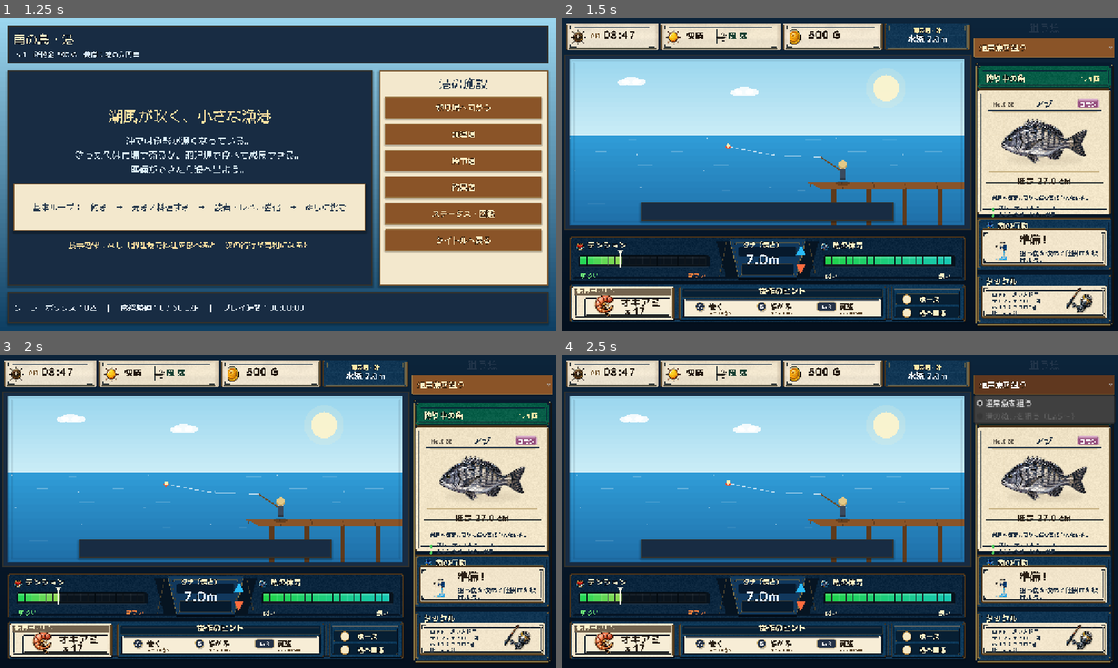
Above: before the commit, frames 1-4 (two rows, left to right).
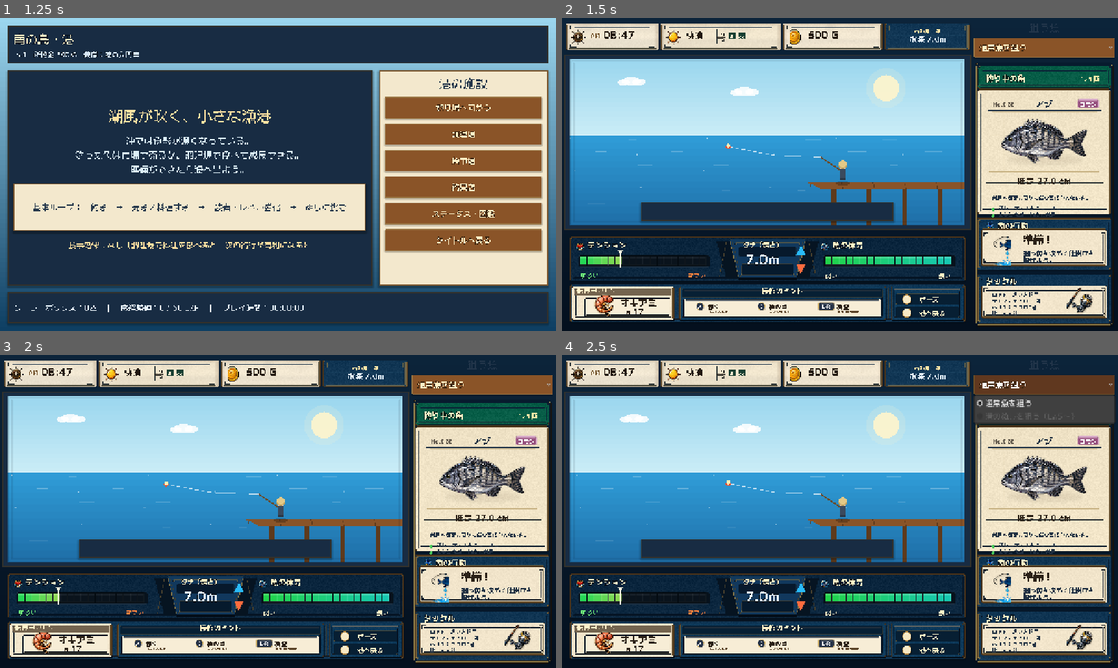
Above: after the commit, the same moments.

Repository: RYUKOU-OKUMURA/tsuri_quest_umi_mvp
Game: Godot game, scene res://scenes/main.tscn
Two runs of this game, one before a commit and one after it. Both use one fixed random seed, a clock stepped at 60 frames per second and the inputs below.
Inputs:
- Up to frame 1 (1.25 s): click "ゲームを始める" at 0.5 s
- Up to frame 2 (1.5 s): click "釣り場へ向かう" at 1.25 s
- Up to frame 3 (2 s): no input
- Up to frame 4 (2.5 s): click "通常魚を狙う" at 2 s

Frame 1 is identical in both runs. In frame 2, 1.2% of the frame differs, in the area x 7-97%, y 3-96%; in frame 3, 1.2%; in frame 4, 1.2%.

Commit message:
Polish underwater fight showcase UI

Diff:
--- a/src/ui/components/fight_hud.gd
+++ b/src/ui/components/fight_hud.gd
@@ -219,15 +219,15 @@
 		)
 	else:
 		_draw_bait_icon(bait.position + Vector2(82.0 if _hud_frame == null else 95.0, bait.size.y * 0.62))
-	_draw_text(font, "オキアミ", bait.position + Vector2(116.0, bait.size.y * (0.58 if _hud_frame != null else 0.66)), 23 if _hud_frame != null else 20, Color("#2b2117"), 0)
-	_draw_text(font, "× 17", bait.position + Vector2(126.0, bait.size.y * (0.80 if _hud_frame != null else 0.92)), 21 if _hud_frame != null else 19, Color("#2b2117"), 0)
+	_draw_text(font, "オキアミ", bait.position + Vector2(116.0, bait.size.y * (0.58 if _hud_frame != null else 0.66)), 21 if _hud_frame != null else 20, Color("#2b2117"), 0)
+	_draw_text(font, "× 17", bait.position + Vector2(128.0, bait.size.y * (0.80 if _hud_frame != null else 0.92)), 19 if _hud_frame != null else 19, Color("#2b2117"), 0)
 
 	_draw_panel(hint, Palette.PARCHMENT, Palette.WOOD_DARK, Palette.GOLD)
 	var hint_title := "操作のヒント"
 	if _hud_frame != null:
-		var hint_title_size := 18
+		var hint_title_size := 16
 		var hint_title_w := font.get_string_size(hint_title, HORIZONTAL_ALIGNMENT_LEFT, -1, hint_title_size).x
-		_draw_text(font, hint_title, hint.position + Vector2((hint.size.x - hint_title_w) * 0.5, 22.0), hint_title_size, Palette.TEXT_BONE, 2)
+		_draw_text(font, hint_title, hint.position + Vector2((hint.size.x - hint_title_w) * 0.5, 21.0), hint_title_size, Palette.TEXT_BONE, 1)
 	else:
 		_draw_text(font, hint_title, hint.position + Vector2(18.0, 21.0), 18, Color("#6a4c2b"), 0)
 	if _hud_frame != null:
@@ -376,35 +376,35 @@
 
 func _draw_key_hint_compact(font: Font, rect: Rect2, key: String, label: String, note: String) -> void:
 	var is_long_key := key.length() > 1
-	var key_origin := rect.position + Vector2(9.0, 9.0)
-	var key_w := 26.0 if not is_long_key else 44.0
-	var key_h := 22.0
+	var key_origin := rect.position + Vector2(11.0, 10.0)
+	var key_w := 22.0 if not is_long_key else 38.0
+	var key_h := 19.0
 	var key_rect := Rect2(key_origin, Vector2(key_w, key_h))
 	if is_long_key:
 		var style := StyleBoxFlat.new()
 		style.bg_color = Color("#253247")
 		style.border_color = Color("#d5b56b")
 		style.set_border_width_all(1)
-		style.set_corner_radius_all(5)
+		style.set_corner_radius_all(4)
 		style.shadow_color = Color(0.0, 0.0, 0.0, 0.24)
 		style.shadow_size = 1
 		draw_style_box(style, key_rect)
-		draw_line(key_rect.position + Vector2(6.0, 4.0), key_rect.position + Vector2(key_rect.size.x - 6.0, 4.0), Color(1.0, 1.0, 1.0, 0.18), 1.0)
+		draw_line(key_rect.position + Vector2(6.0, 4.0), key_rect.position + Vector2(key_rect.size.x - 6.0, 4.0), Color(1.0, 1.0, 1.0, 0.14), 1.0)
 	else:
 		var center := key_rect.position + key_rect.size * 0.5
-		draw_circle(center + Vector2(1.2, 1.6), 11.0, Color(0.0, 0.0, 0.0, 0.22))
-		draw_circle(center, 10.0, Color("#253247"))
-		draw_circle(center, 10.0, Color("#d5b56b"), false, 1.0)
-		draw_line(center + Vector2(-6.0, -5.0), center + Vector2(6.0, -5.0), Color(1.0, 1.0, 1.0, 0.17), 1.0)
-	var key_size := 14 if not is_long_key else 12
+		draw_circle(center + Vector2(1.0, 1.4), 9.3, Color(0.0, 0.0, 0.0, 0.20))
+		draw_circle(center, 8.5, Color("#253247"))
+		draw_circle(center, 8.5, Color("#d5b56b"), false, 1.0)
+		draw_line(center + Vector2(-5.0, -4.5), center + Vector2(5.0, -4.5), Color(1.0, 1.0, 1.0, 0.14), 1.0)
+	var key_size := 12 if not is_long_key else 10
 	var key_text_w := font.get_string_size(key, HORIZONTAL_ALIGNMENT_LEFT, -1, key_size).x
-	_draw_text(font, key, key_rect.position + Vector2((key_rect.size.x - key_text_w) * 0.5, 16.0), key_size, Color.WHITE, 1)
-	var label_size := 16
-	var note_size := 9 if not is_long_key else 8
-	var label_pos := key_rect.position + Vector2(key_rect.size.x + (8.0 if not is_long_key else 6.0), 17.0)
+	_draw_text(font, key, key_rect.position + Vector2((key_rect.size.x - key_text_w) * 0.5, 14.0), key_size, Color.WHITE, 1)
+	var label_size := 14
+	var note_size := 8 if not is_long_key else 7
+	var label_pos := key_rect.position + Vector2(key_rect.size.x + (7.0 if not is_long_key else 6.0), 15.0)
 	_draw_text(font, label, label_pos, label_size, Color("#2b2117"), 0)
 	var note_text := _compact_control_note(note)
-	_draw_text(font, note_text, label_pos + Vector2(0.0, 12.0), note_size, Color("#5a4327"), 0)
+	_draw_text(font, note_text, label_pos + Vector2(0.0, 11.0), note_size, Color("#5a4327"), 0)
 
 
 func _draw_key_row(font: Font, pos: Vector2, key: String, label: String) -> void:
@@ -426,7 +426,7 @@
 	var key_size := 16
 	var key_w := font.get_string_size(key, HORIZONTAL_ALIGNMENT_LEFT, -1, key_size).x
 	_draw_text(font, key, Vector2(center.x - key_w * 0.5, center.y + 5.0), key_size, Color("#2b2117"), 0)
-	_draw_text(font, label, pos + Vector2(28.0, 4.0), 16, Palette.TEXT_BONE, 2)
+	_draw_text(font, label, pos + Vector2(28.0, 4.0), 15, Palette.TEXT_BONE, 1)
 
 
 func _compact_control_note(note: String) -> String:
--- a/src/ui/components/fight_sidebar.gd
+++ b/src/ui/components/fight_sidebar.gd
@@ -13,6 +13,7 @@
 const FISH_FRAME_COUNT := 4
 const ICON_ACTION := 7
 const ICON_TACKLE := 8
+const ACTION_CARD_ICON_SRC := Rect2(51.0, 13.0, 80.0, 132.0)
 
 var simulator: FishingSimulator
 var fish_data: Dictionary = {}
@@ -169,9 +170,9 @@
 	var icon_size := 42.0 if _sidebar_frame != null else 58.0
 	var text_x := 62.0 if _sidebar_frame != null else 78.0
 	if _sidebar_frame != null:
-		icon_size = 56.0
-		text_x = 78.0
-	_draw_action_icon(body.position + Vector2(33.0, body.size.y * 0.57), icon_size)
+		icon_size = 72.0
+		text_x = 86.0
+	_draw_action_icon(body.position + Vector2(38.0, body.size.y * 0.58), icon_size)
 	_draw_text(font, "%s！" % action, body.position + Vector2(text_x, 32.0), 23 if _sidebar_frame != null else 20, Color("#2b2117"), 0)
 	if _sidebar_frame != null:
 		_draw_action_message(font, message, body.position + Vector2(text_x, 46.0), body.size.x - text_x - 6.0)
@@ -356,7 +357,7 @@
 
 func _draw_action_icon(center: Vector2, size_value: float = 58.0) -> void:
 	if _action_card_icon != null:
-		_draw_texture_centered(_action_card_icon, center, Vector2(size_value, size_value))
+		_draw_texture_region_centered(_action_card_icon, ACTION_CARD_ICON_SRC, center, Vector2(size_value, size_value))
 		return
 	if _icons != null:
 		_draw_sheet_icon(ICON_ACTION, Rect2(center - Vector2(size_value, size_value) * 0.5, Vector2(size_value, size_value)))
@@ -416,6 +417,13 @@
 	draw_texture_rect(texture, rect, false, Color.WHITE)
 
 
+func _draw_texture_region_centered(texture: Texture2D, src: Rect2, center: Vector2, max_size: Vector2) -> void:
+	var scale := minf(max_size.x / src.size.x, max_size.y / src.size.y)
+	var draw_size := src.size * scale
+	var rect := Rect2(center - draw_size * 0.5, draw_size)
+	draw_texture_rect_region(texture, rect, src, Color.WHITE)
+
+
 func _display_fish_name(name: String) -> String:
 	if name.find("クロダイ") >= 0:
 		return "クロダイ"
--- a/src/ui/components/fight_status_bar.gd
+++ b/src/ui/components/fight_status_bar.gd
@@ -84,7 +84,7 @@
 	var text_x := rect.position.x + icon_space
 	var max_width := rect.end.x - text_x - 10.0
 	var title_size := 15 if dark else 14
-	var body_size := 24 if not dark else 21
+	var body_size := 24 if not dark else 20
 	if rect.size.x < 230.0:
 		body_size = 22
 	var title_color := Color("#6d4d25") if not dark else Palette.GOLD_BRIGHT
@@ -95,31 +95,31 @@
 	if not dark and title == "AM":
 		var am_y := rect.position.y + rect.size.y * 0.54
 		_draw_text_clipped(font, title, Vector2(text_x - 1.0, am_y), 14, title_color, max_width, outline)
-		_draw_text_clipped(font, body, Vector2(text_x + 29.0, am_y + 2.0), 25, body_color, max_width - 29.0, outline)
+		_draw_text_clipped(font, body, Vector2(text_x + 29.0, am_y + 2.0), 24, body_color, max_width - 29.0, outline)
 		return
 	if not dark and title == "快晴":
 		var inline_y := rect.position.y + rect.size.y * 0.57
-		_draw_text_clipped(font, title, Vector2(text_x - 1.0, inline_y), 20, body_color, max_width, outline)
-		var wind_icon_size := 25.0
+		_draw_text_clipped(font, title, Vector2(text_x - 1.0, inline_y), 19, body_color, max_width, outline)
+		var wind_icon_size := 24.0
 		var wind_x := text_x + 68.0
 		_draw_top_sheet_icon(
 			ICON_WIND,
 			Rect2(Vector2(wind_x, rect.position.y + (rect.size.y - wind_icon_size) * 0.5 + 1.0), Vector2(wind_icon_size, wind_icon_size)),
 			Color(1.0, 1.0, 1.0, 0.92)
 		)
-		_draw_text_clipped(font, body, Vector2(wind_x + 29.0, inline_y), 19, Color("#173f32"), max_width - (wind_x - text_x) - 29.0, outline)
+		_draw_text_clipped(font, body, Vector2(wind_x + 28.0, inline_y), 18, Color("#173f32"), max_width - (wind_x - text_x) - 28.0, outline)
 		return
 	if not dark and title == "所持金":
 		var amount_y := rect.position.y + rect.size.y * 0.57
-		_draw_text_clipped(font, body, Vector2(text_x - 1.0, amount_y), 25, body_color, max_width + 2.0, outline)
+		_draw_text_clipped(font, body, Vector2(text_x - 1.0, amount_y), 24, body_color, max_width + 2.0, outline)
 		return
 	_draw_text_clipped(font, title, Vector2(text_x, title_y), title_size, title_color, max_width, outline)
 	_draw_text_clipped(font, body, Vector2(text_x, body_y), body_size, body_color, max_width, outline)
 
 
 func _draw_centered_dark_slot(font: Font, rect: Rect2, title: String, body: String) -> void:
-	var title_size := 13
-	var body_size := 19
+	var title_size := 12
+	var body_size := 18
 	var title_width := font.get_string_size(title, HORIZONTAL_ALIGNMENT_LEFT, -1, title_size).x
 	var body_width := font.get_string_size(body, HORIZONTAL_ALIGNMENT_LEFT, -1, body_size).x
 	_draw_text_clipped(
@@ -129,7 +129,7 @@
 		title_size,
 		Palette.GOLD_BRIGHT,
 		rect.size.x,
-		2
+		1
 	)
 	_draw_text_clipped(
 		font,
@@ -138,7 +138,7 @@
 		body_size,
 		Color("#eaf6ff"),
 		rect.size.x,
-		2
+		1
 	)
 
 
--- a/src/ui/components/underwater_view.gd
+++ b/src/ui/components/underwater_view.gd
@@ -10,7 +10,7 @@
 const SHOWCASE_HIT_BURST_PATH := "res://assets/showcase/underwater/hit_burst.png"
 const SHOWCASE_LURE_PATH := "res://assets/showcase/underwater/fight_lure.png"
 const SHOWCASE_FISH_FRAME_COUNT := 4
-const SHOWCASE_FISH_CENTER_OFFSET := Vector2(-0.082, -0.018)
+const SHOWCASE_FISH_CENTER_OFFSET := Vector2(-0.067, -0.018)
 
 var simulator: FishingSimulator
 var fish_data: Dictionary = {}
@@ -563,7 +563,7 @@
 	elif effective_scale < 0.0:
 		effective_scale = boss_ratio
 	var stamina_scale := clampf(effective_scale / boss_ratio, 0.90, 1.06)
-	var target_width_ratio := 0.465 if bool(fish_data.get("boss", false)) else 0.49
+	var target_width_ratio := 0.49
 	var draw_width := size.x * target_width_ratio * stamina_scale
 	return Vector2(draw_width, draw_width * frame_h / frame_w)
 
@@ -615,26 +615,26 @@
 	var distance_ratio := clampf(
 		simulator.distance / maxf(simulator.initial_distance, 0.01), 0.0, 1.0
 	)
-	var meter_rect := Rect2(68.0, size.y - 26.0, size.x - 84.0, 10.0)
+	var meter_rect := Rect2(72.0, size.y - 24.0, size.x * 0.56, 6.0)
 	if _meter_track == null:
 		_meter_track = StyleBoxFlat.new()
-		_meter_track.bg_color = Color(0.02, 0.08, 0.14, 0.16)
-		_meter_track.set_corner_radius_all(5)
+		_meter_track.bg_color = Color(0.02, 0.08, 0.14, 0.10)
+		_meter_track.set_corner_radius_all(3)
 		_meter_fill = StyleBoxFlat.new()
-		_meter_fill.bg_color = Color(0.52, 0.94, 1.0, 0.34)
-		_meter_fill.set_corner_radius_all(5)
+		_meter_fill.bg_color = Color(0.52, 0.94, 1.0, 0.20)
+		_meter_fill.set_corner_radius_all(3)
 	draw_style_box(_meter_track, meter_rect)
 	if distance_ratio > 0.0:
 		var fill_rect := Rect2(meter_rect.position, Vector2(meter_rect.size.x * distance_ratio, meter_rect.size.y))
 		draw_style_box(_meter_fill, fill_rect)
 		draw_rect(
 			Rect2(fill_rect.position.x + 3.0, fill_rect.position.y + 1.5, fill_rect.size.x - 6.0, 1.5),
-			Color(1.0, 1.0, 1.0, 0.22),
+			Color(1.0, 1.0, 1.0, 0.10),
 			false
 		)
-	var label_pos := Vector2(68.0, size.y - 30.0)
-	draw_string_outline(font, label_pos, "距離 %.1fm" % simulator.distance, HORIZONTAL_ALIGNMENT_LEFT, int(size.x - 84.0), 12, 2, Color(0.0, 0.0, 0.0, 0.32))
-	draw_string(font, label_pos, "距離 %.1fm" % simulator.distance, HORIZONTAL_ALIGNMENT_LEFT, int(size.x - 84.0), 12, Color(0.86, 0.96, 1.0, 0.48))
+	var label_pos := Vector2(72.0, size.y - 28.0)
+	draw_string_outline(font, label_pos, "距離 %.1fm" % simulator.distance, HORIZONTAL_ALIGNMENT_LEFT, int(meter_rect.size.x), 10, 1, Color(0.0, 0.0, 0.0, 0.24))
+	draw_string(font, label_pos, "距離 %.1fm" % simulator.distance, HORIZONTAL_ALIGNMENT_LEFT, int(meter_rect.size.x), 10, Color(0.86, 0.96, 1.0, 0.38))
 
 
 func _draw_frame() -> void:
Not shown, changed: design-qa.md
Not shown, changed: docs/11_underwater_fight_showcase.md
Not shown, changed: tools/build_fight_full_static_compare.py
Not shown, changed: tools/build_fight_hud_static_compare.py
Not shown, changed: tools/build_fight_sidebar_static_compare.py
Not shown, changed: tools/build_fight_top_status_static_compare.py
